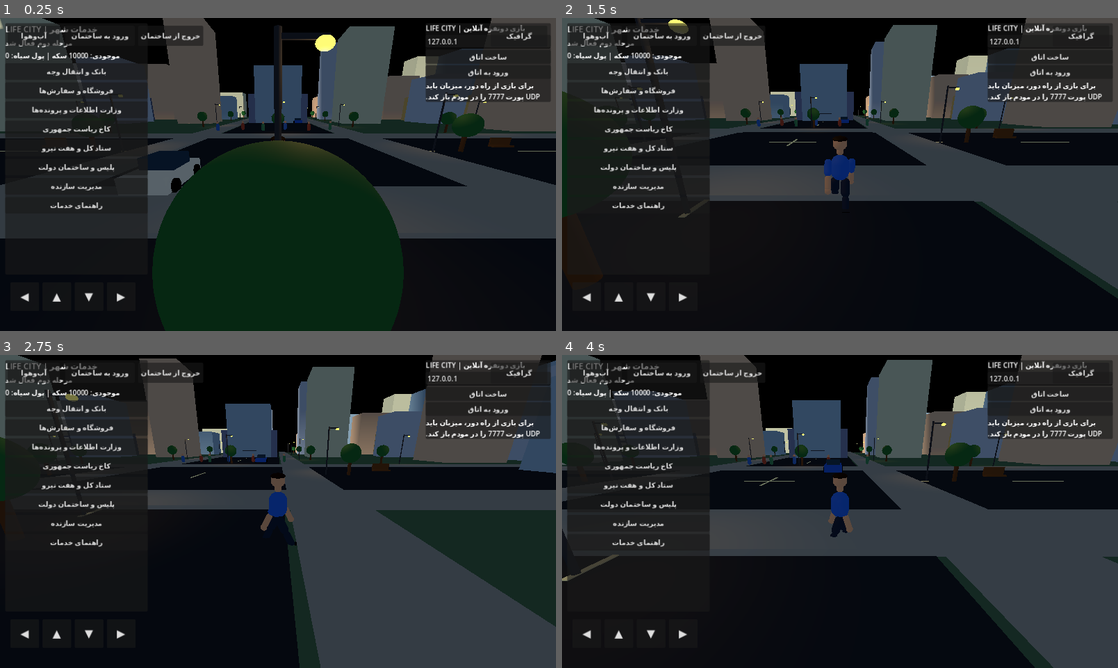
Above: before the commit, frames 1-4 (two rows, left to right).
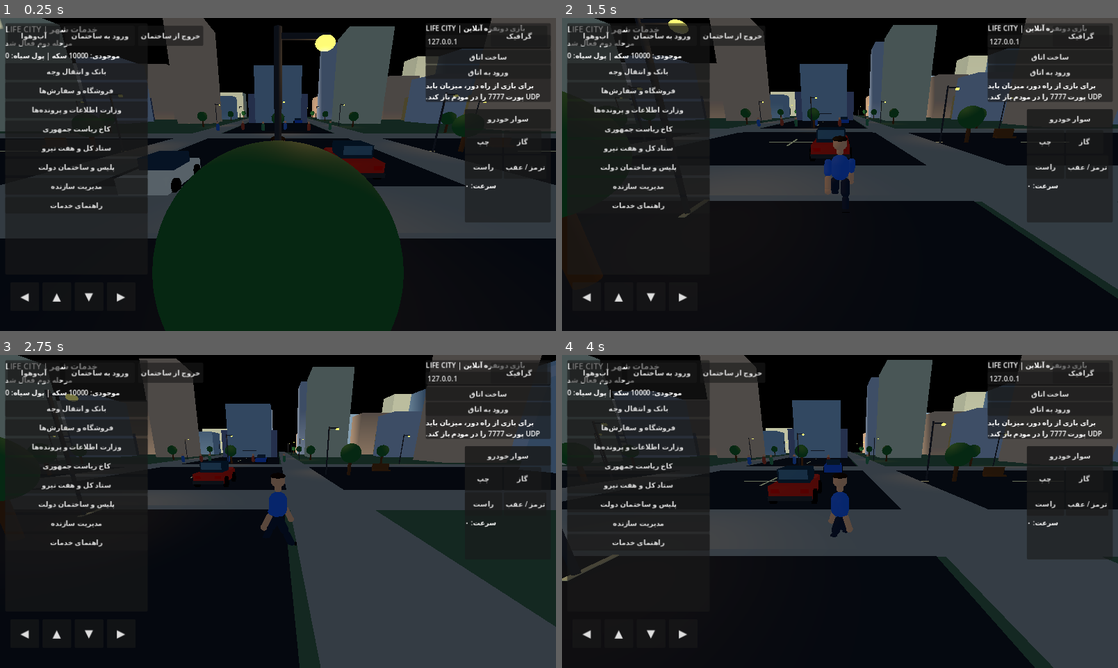
Above: after the commit, the same moments.

Repository: LifeCity2026Game/CITY
Game: Godot game, scene res://scenes/main.tscn
The game is run twice, just before and just after one commit, with the same random seed, the same clock (stepped at 60 frames per second) and the same inputs.
Inputs:
- Up to frame 1 (0.25 s): no input
- Up to frame 2 (1.5 s): hold D 0.53-1.28 s; hold S from 1.28 s (still down)
- Up to frame 3 (2.75 s): release S at 2.03 s; hold D from 2.03 s (still down)
- Up to frame 4 (4 s): release D at 2.78 s; hold W 2.78-3.53 s; hold A from 3.53 s (still down)

The runs differ from the first frame. In frame 1, 2.1% of the frame differs, in the area x 58-100%, y 29-66%; in frame 2, 4.2%; in frame 3, 2.4%; in frame 4, 4.3%, in the area x 37-100%, y 29-66%.

Commit message:
Integrate first drivable car into LIFE CITY

Diff:
--- a/scripts/main.gd
+++ b/scripts/main.gd
@@ -6,16 +6,19 @@
 const LEDGER_SCRIPT = preload("res://scripts/ownership_ledger.gd")
 const GRAPHICS_SCRIPT = preload("res://scripts/graphics_settings.gd")
 const CITY_FEATURES_SCRIPT = preload("res://scripts/city_features.gd")
+const VEHICLE_SCRIPT = preload("res://scripts/vehicle_controller.gd")
 var player: CharacterBody3D
 var network_manager: Node
 var ownership_ledger: Node
 var world_environment: WorldEnvironment
 var sun: DirectionalLight3D
 var city_features: Node
+var vehicle_controller: CharacterBody3D
 
 func _ready() -> void:
 	_build_world()
 	_build_player()
+	_build_vehicle()
 	_build_city_features()
 	_build_mobile_controls()
 	_build_graphics_settings()
@@ -233,3 +236,11 @@
 	network_manager.set_script(NETWORK_SCRIPT)
 	add_child(network_manager)
 	network_manager.set_local_player(player)
+
+func _build_vehicle() -> void:
+	vehicle_controller = CharacterBody3D.new()
+	vehicle_controller.name = "CityVehicle"
+	vehicle_controller.set_script(VEHICLE_SCRIPT)
+	vehicle_controller.position = Vector3(4.0, 0.2, 7.0)
+	add_child(vehicle_controller)
+	vehicle_controller.configure(player)
